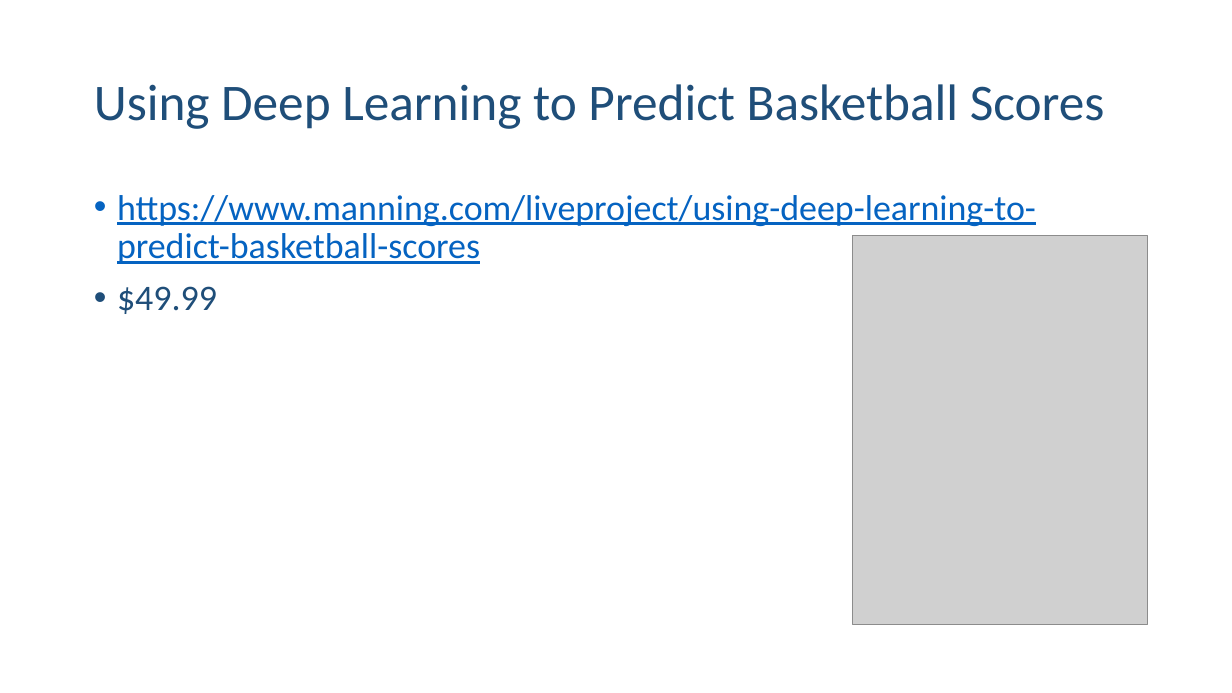
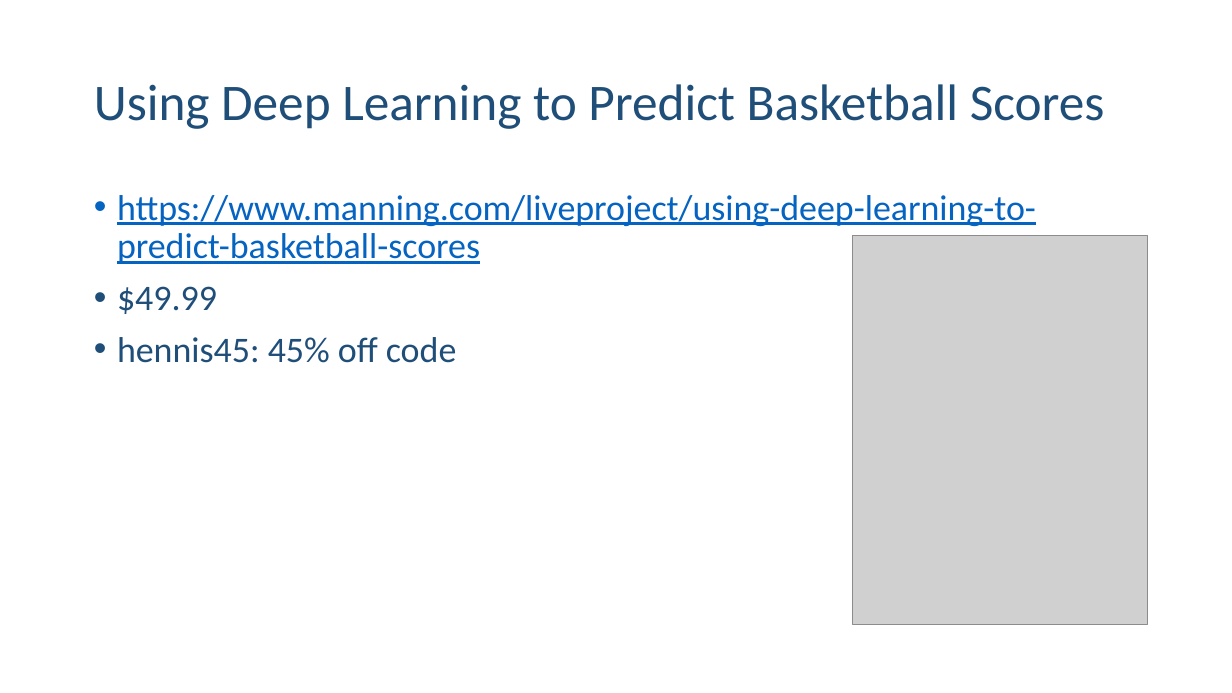
Before and after one commit to ehennis/Blog, a slide deck: slide 4 of WebApplicationFactory/IADUNG.pptx. Drawn at 1232x693 pixels with LibreOffice and Linux fonts; fonts in the diff are those of the drawing; grey boxes stand for pictures. Boxes give left, top, right and bottom in pixels: in the first picture for what was removed or moved away, otherwise in the second. Text is boxed around its words. In the diff, an @@ line names an element or a change of style, - is before the commit and + after.

```diff
--- a/WebApplicationFactory/IADUNG.pptx
+++ b/WebApplicationFactory/IADUNG.pptx
@@ text at [117, 337, 456, 363]: paragraph added @@
+• hennis45: 45% off code
```
Also in this commit, not shown: 2 other slides changed, 1 slide added, 1 other file.
